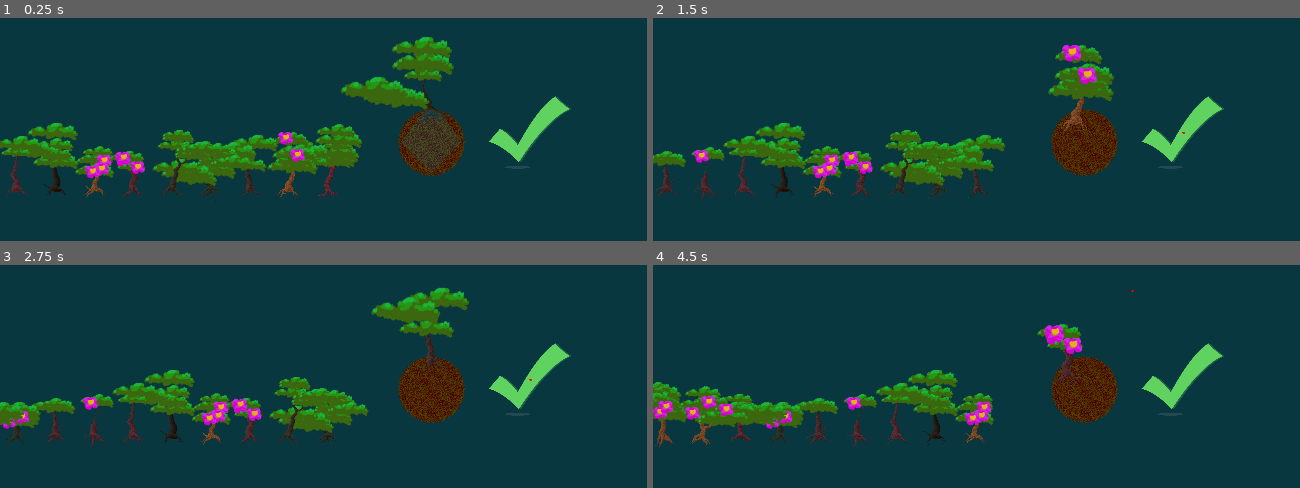
Above: before the commit, frames 1-4 (two rows, left to right).
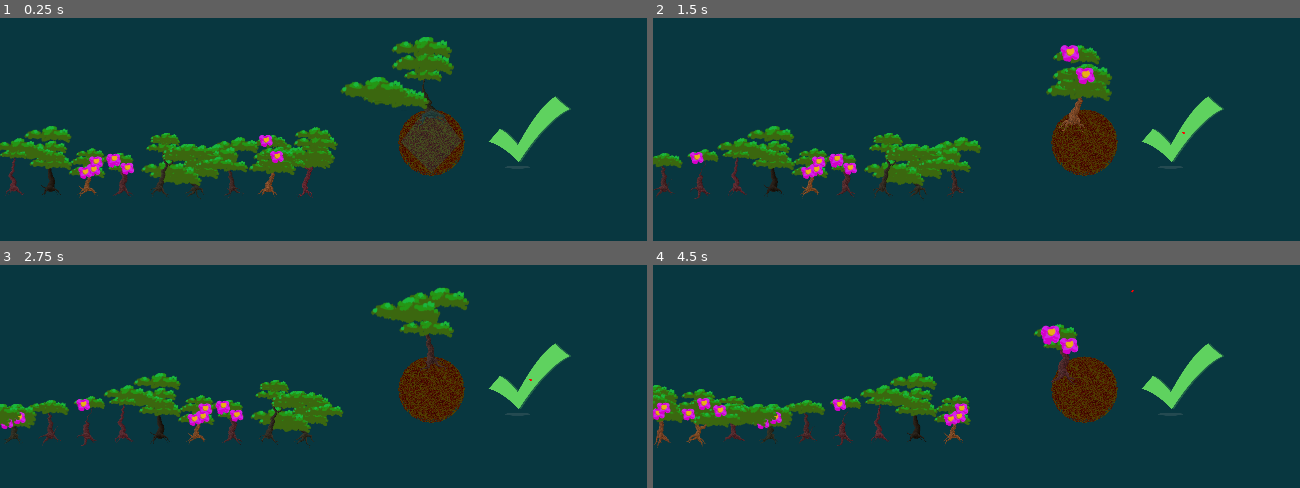
Above: after the commit, the same moments.

Repository: Fanny-Pack-Studios/medialunas-ggj23
Game: Godot game, scene res://src/GameScene.tscn
Same seed, same stepped clock (60 frames per second), same inputs: the game is played once before the commit and once after it.
Inputs (mouse positions are in pixels of both pictures, inside the frame that each line leads up to):
- Up to frame 1 (0.25 s): no input
- Up to frame 2 (1.5 s): click (1183, 131) at 0.5 s; click (1183, 131) at 1.25 s
- Up to frame 3 (2.75 s): click (530, 378) at 2 s
- Up to frame 4 (4.5 s): tap Enter at 2.75, 4.25 s; move the mouse to (1228, 367) at 2.77 s; click (1228, 367) at 2.92 s; tap Space at 3.5 s; move the mouse to (892, 412) at 3.52 s; click (892, 412) at 3.67 s; move the mouse to (1131, 291) at 4.27 s; click (1131, 291) at 4.42 s

The runs differ from the first frame. In frame 1, 7.8% of the frame differs, in the area x 0-56%, y 47-83%; in frame 2, 7.6%; in frame 3, 7.0%; in frame 4, 7.1%.

Commit message:
Tweak scale

Diff:
--- a/bonsai-shop/src/GameScene.tscn
+++ b/bonsai-shop/src/GameScene.tscn
@@ -9,7 +9,7 @@
 
 [node name="Queue" parent="." instance=ExtResource("1_wiyka")]
 position = Vector2(-54, 647)
-scale = Vector2(0.747905, 0.738123)
+scale = Vector2(0.7, 0.7)
 visible_in_queue = 10
 
 [node name="Trimmer" parent="." instance=ExtResource("2_lt1ds")]
